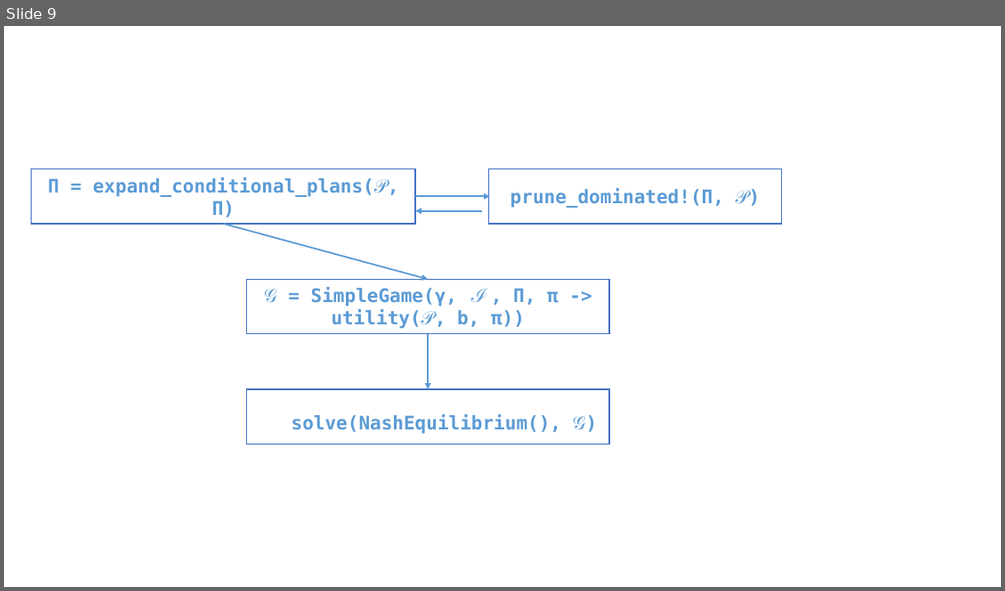
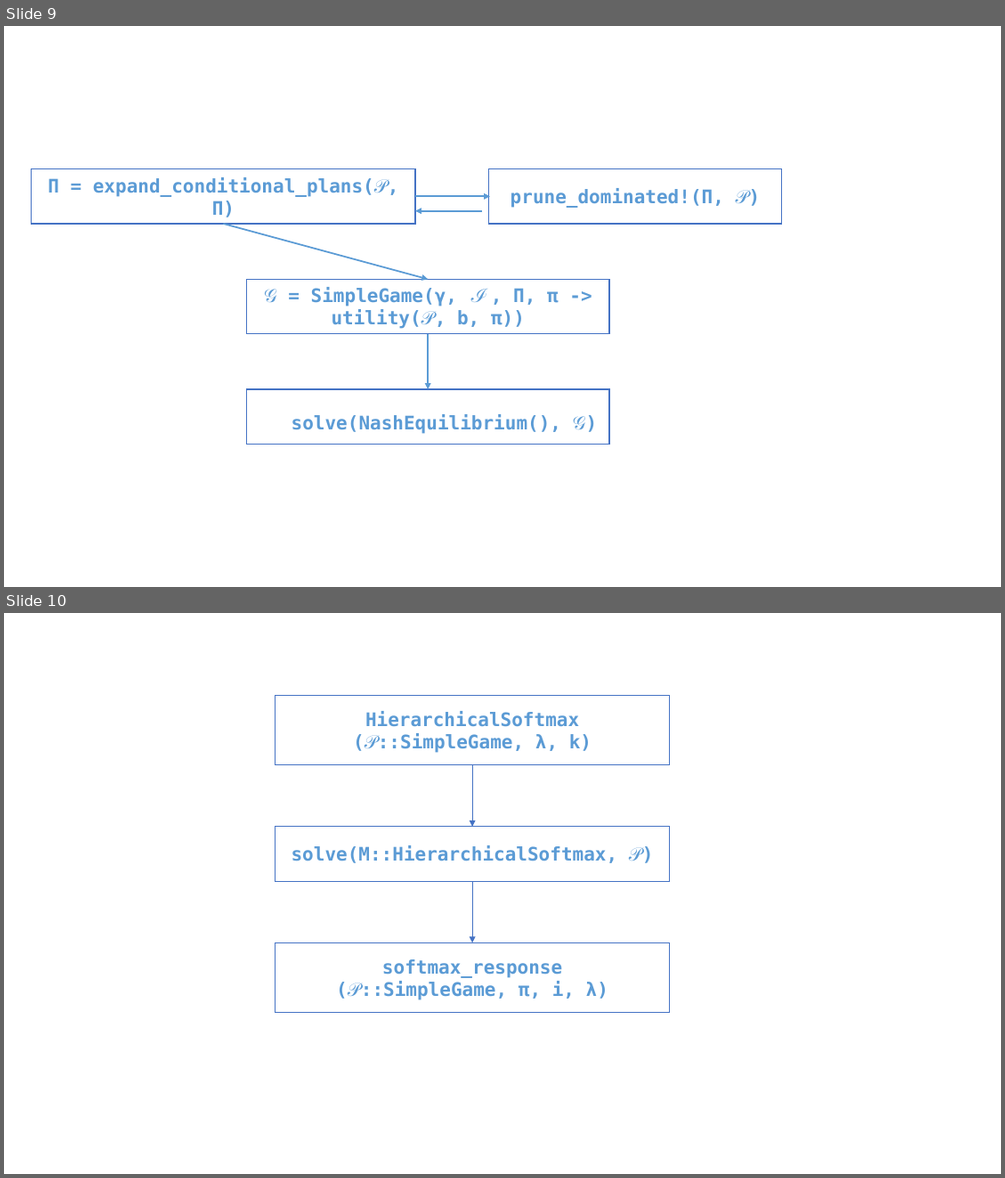
Before and after one commit to hachihao792001/ProjectAIJulia, a slide deck: docs/multicaregiver_cryingbaby/hinh ve.pptx. Shown one above the other, each under a label of ours: slide 9 before the commit, slides 9 and 10 after it. The pictures are 1005x591 and 1005x1178 pixels, drawn with LibreOffice and Linux fonts; fonts in the diff are those of the drawing. Boxes give left, top, right and bottom in pixels: in the first picture for what was removed or moved away, otherwise in the second. Text is boxed around its words. In the diff, an @@ line names an element or a change of style, - is before the commit and + after.

```diff
--- a/docs/multicaregiver_cryingbaby/hinh ve.pptx
+++ b/docs/multicaregiver_cryingbaby/hinh ve.pptx
@@ slide 10 added at (x1=4, y1=613, x2=1001, y2=1174), background #FFFFFF @@
@@ rectangle added at (x1=275, y1=695, x2=670, y2=765), fill #FFFFFF, outline #4472C4 1 pt, 18 pt, text #5B9BD5, bold @@
+HierarchicalSoftmax
+(𝒫::SimpleGame, λ, k)
@@ arrow added from (472, 765) to (472, 827), #4472C4 0.5 pt @@
@@ rectangle added at (x1=275, y1=827, x2=670, y2=882), fill #FFFFFF, outline #4472C4 1 pt, 18 pt, text #5B9BD5, bold @@
+solve(M::HierarchicalSoftmax, 𝒫)
@@ arrow added from (472, 882) to (472, 943), #4472C4 0.5 pt @@
@@ rectangle added at (x1=275, y1=943, x2=670, y2=1013), fill #FFFFFF, outline #4472C4 1 pt, 18 pt, text #5B9BD5, bold @@
+softmax_response
+(𝒫::SimpleGame, π, i, λ)
```
Also in this commit, not shown: 1 other slide added, 2 other files.
